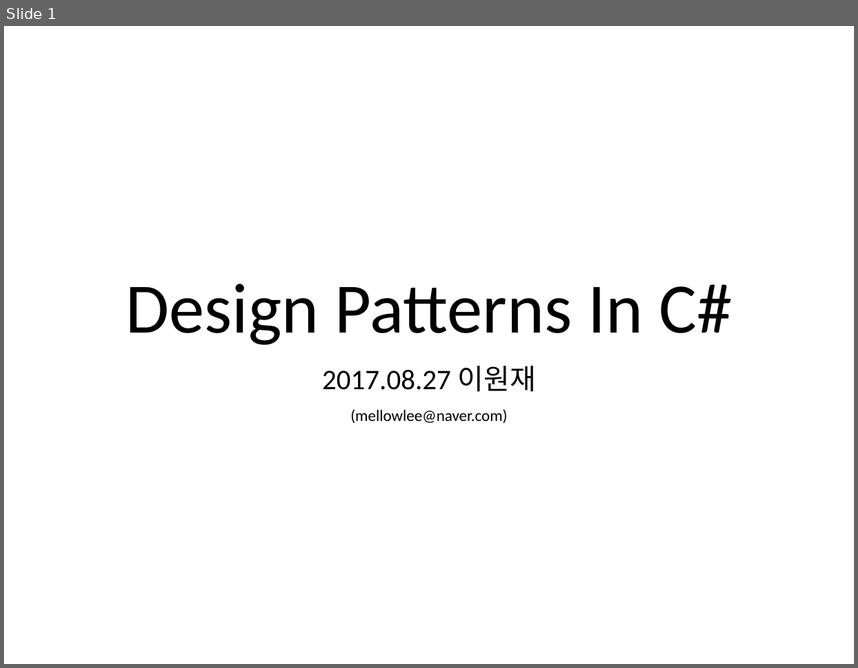
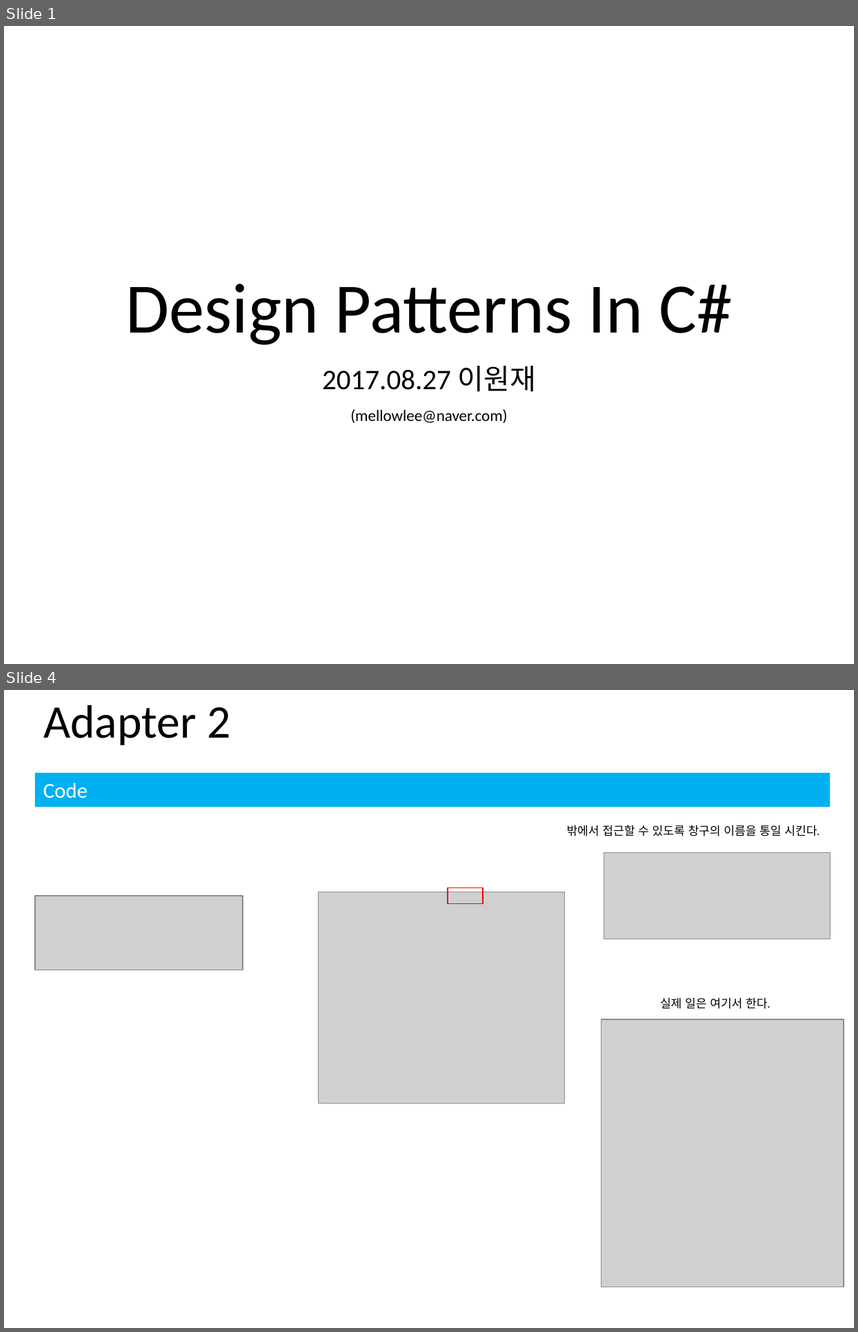
Before and after one commit to yiwonjae/Project_DesignPatternsInCSharp, a slide deck: Designpattern정리.pptx. Shown one above the other, each under a label of ours: slide 1 before the commit, slides 1 and 4 after it; the slides between them are not shown. The pictures are 858x668 and 858x1332 pixels, drawn with LibreOffice and Linux fonts; fonts in the diff are those of the drawing; grey boxes stand for pictures. Boxes give left, top, right and bottom in pixels: in the first picture for what was removed or moved away, otherwise in the second. Text is boxed around its words. In the diff, an @@ line names an element or a change of style, - is before the commit and + after.

```diff
--- a/Designpattern정리.pptx
+++ b/Designpattern정리.pptx
@@ slide 4 added at (4,690,854,1328), background #FFFFFF @@
@@ title added at (43,705,230,745), 39.6 pt, text #000000 @@
+Adapter 2
@@ rectangle added at (34,773,829,807), fill #00B0F0, 18 pt, text #FFFFFF @@
+Code
@@ text added at (567,825,820,836), 10 pt, text #000000 @@
+밖에서 접근할 수 있도록 창구의 이름을 통일 시킨다.
@@ picture added at (604,852,831,938) @@
@@ picture added at (34,896,243,969) @@
@@ picture added at (319,892,565,1103) @@
@@ rectangle added at (448,888,484,904), outline #FF0000 1 pt @@
@@ text added at (660,998,771,1009), 10 pt, text #000000 @@
+실제 일은 여기서 한다.
@@ picture added at (602,1019,844,1287) @@
```
Also in this commit, not shown: 1 slide changed, 4 other slides added, 2 slides removed, 5 other files.
